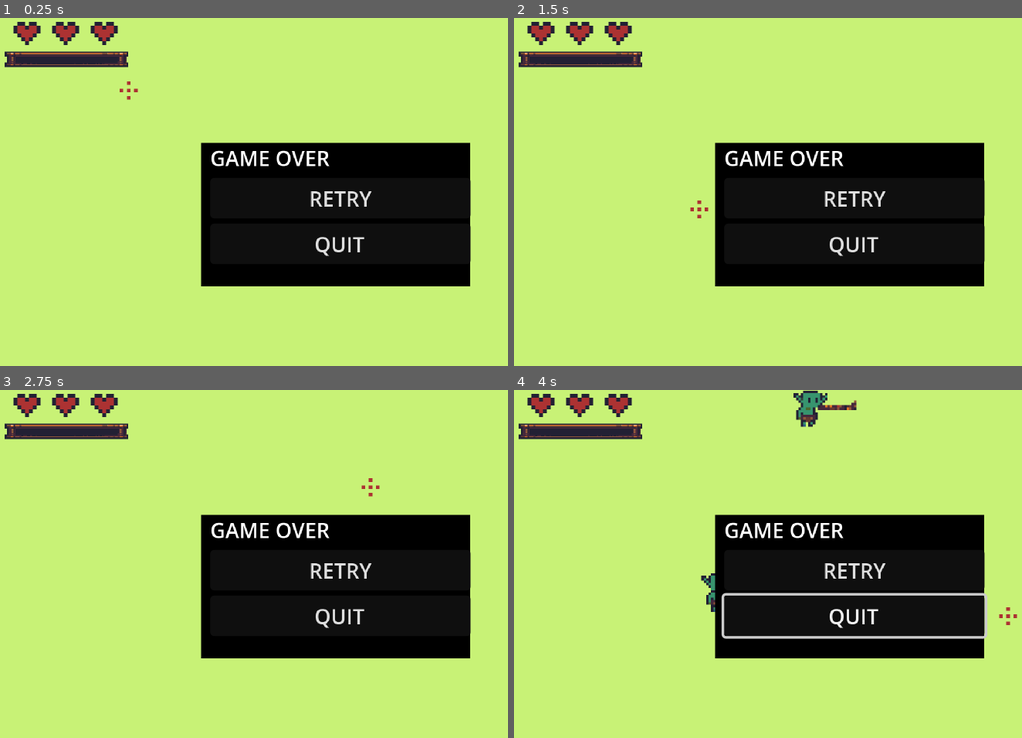
Above: before the commit, frames 1-4 (two rows, left to right).
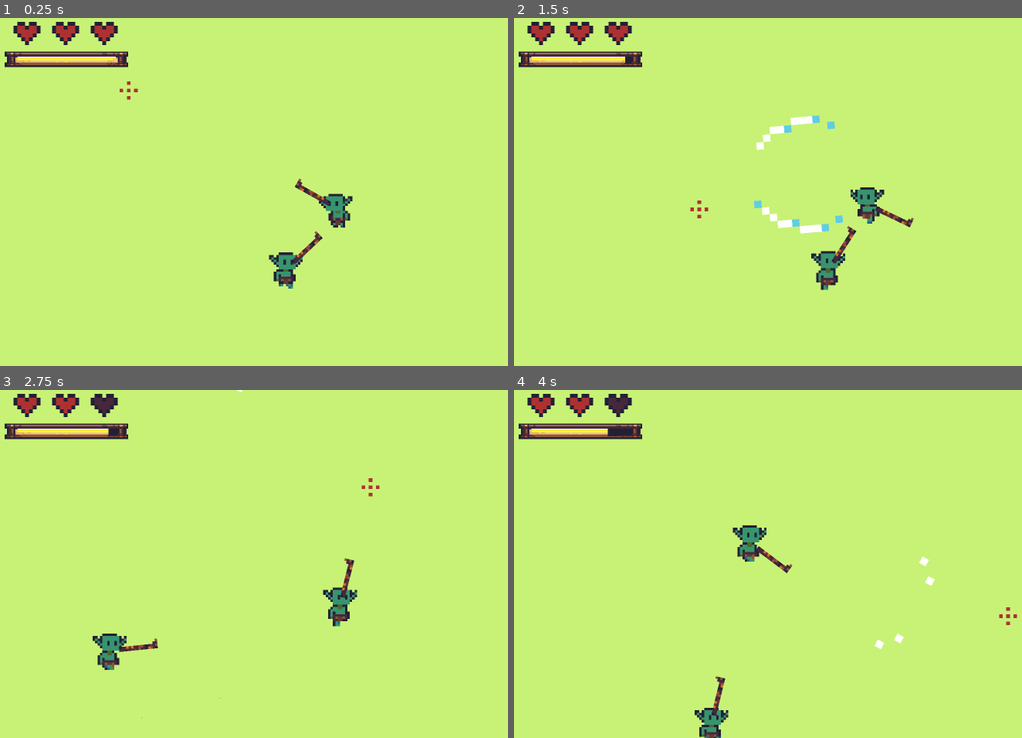
Above: after the commit, the same moments.

Repository: futurediffusion/nuclear-sand-box
Game: Godot game, scene res://scenes/main.tscn
Same seed, same stepped clock (60 frames per second), same inputs: the game is played once before the commit and once after it. The project has no main scene, so this scene is started directly. Sound files missing from this copy of the repository are replaced by a short silence.
Inputs (mouse positions are in pixels of both pictures, inside the frame that each line leads up to):
- Up to frame 1 (0.25 s): no input
- Up to frame 2 (1.5 s): move the mouse to (961, 174) at 0.52 s; hold Right (move_right) 0.53-1.28 s; click (961, 174) at 0.6 s; move the mouse to (696, 209) at 1.27 s; hold Down (move_down) from 1.28 s (still down); click (696, 209) at 1.35 s
- Up to frame 3 (2.75 s): move the mouse to (370, 487) at 2.02 s; release Down (move_down) at 2.03 s; hold Right (move_right) from 2.03 s (still down); click (370, 487) at 2.1 s
- Up to frame 4 (4 s): move the mouse to (793, 633) at 2.77 s; release Right (move_right) at 2.78 s; hold Up (move_up) 2.78-3.53 s; click (793, 633) at 2.85 s; move the mouse to (1006, 616) at 3.52 s; hold Left (move_left) from 3.53 s (still down); click (1006, 616) at 3.6 s

The runs differ from the first frame. In frame 1, 22% of the frame differs, in the area x 3-93%, y 11-78%; in frame 2, 23%; in frame 3, 23%; in frame 4, 24%, in the area x 3-94%, y 0-100%.
Error before the commit: Parse Error: Class "GameManager" hides an autoload singleton. (res://scripts/systems/game_manager.gd:2)

Commit message:
refactor roi game manager

Diff:
--- a/scenes/main.tscn
+++ b/scenes/main.tscn
@@ -30,10 +30,34 @@
 
 [node name="Player" parent="." instance=ExtResource("1_o5qli")]
 position = Vector2(126.8, 77.2)
+max_speed = null
+acceleration = null
+friction = null
+turn_speed = null
+max_hp = null
 attack_push_speed = 90.0
 attack_push_time = 0.05
-droplet_speed_min = 80.0
-droplet_speed_max = 140.0
+attack_push_deadzone = null
+knockback_friction = null
+max_stamina = null
+stamina = null
+stamina_cost_attack = null
+hurt_time = null
+weapon_follow_speed = null
+attack_snap_speed = null
+attack_duration = null
+facing_deadzone_px = null
+angle_offset_left = null
+angle_offset_right = null
+slash_visual_offset_deg = null
+blood_hit_amount = null
+blood_death_amount = null
+splat_lifetime = null
+droplet_count_hit = null
+droplet_count_death = null
+droplet_speed_min = null
+droplet_speed_max = null
+droplet_spread_deg = null
 
 [node name="MouseCursor" parent="." instance=ExtResource("2_0wfyh")]
 scale = Vector2(1.5, 1.5)
--- a/scenes/player.tscn
+++ b/scenes/player.tscn
@@ -145,11 +145,37 @@
 
 [node name="Player" type="CharacterBody2D"]
 script = ExtResource("1_qhqgy")
+max_speed = null
+acceleration = null
+friction = null
+turn_speed = null
+max_hp = null
+attack_push_speed = null
+attack_push_time = null
+attack_push_deadzone = null
+knockback_friction = null
+max_stamina = null
+stamina = null
+stamina_cost_attack = null
+hurt_time = null
+weapon_follow_speed = null
+attack_snap_speed = null
+attack_duration = null
+facing_deadzone_px = null
+angle_offset_left = null
+angle_offset_right = null
 slash_scene = ExtResource("2_qlg0r")
+slash_visual_offset_deg = null
 blood_scene = ExtResource("3_ur7pv")
+blood_hit_amount = null
+blood_death_amount = null
 droplet_scene = ExtResource("4_y4r1p")
+splat_lifetime = null
+droplet_count_hit = null
+droplet_count_death = null
 droplet_speed_min = 60.0
 droplet_speed_max = 120.0
+droplet_spread_deg = null
 
 [node name="HealthComponent" type="Node" parent="."]
 script = ExtResource("7_healthc")
--- a/scripts/systems/game_manager.gd
+++ b/scripts/systems/game_manager.gd
@@ -1,5 +1,4 @@
 extends Node
-class_name GameManager
 
 signal player_died
 signal player_healed(amount: int)
Not shown, added: scripts/systems/game_manager.gd.uid
